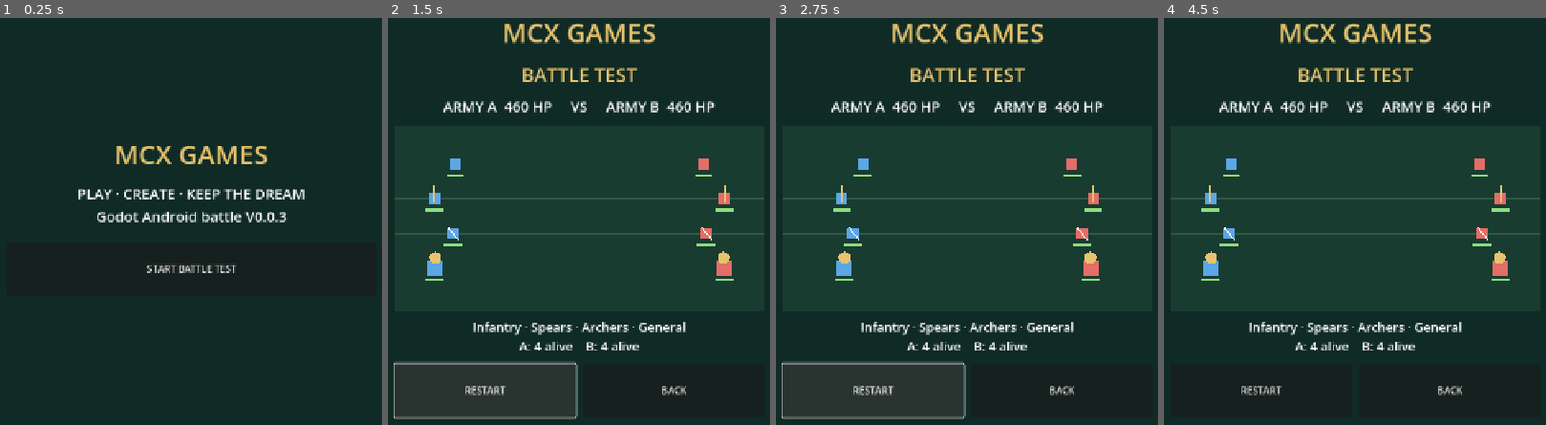
Above: before the commit, frames 1-4 (left to right).
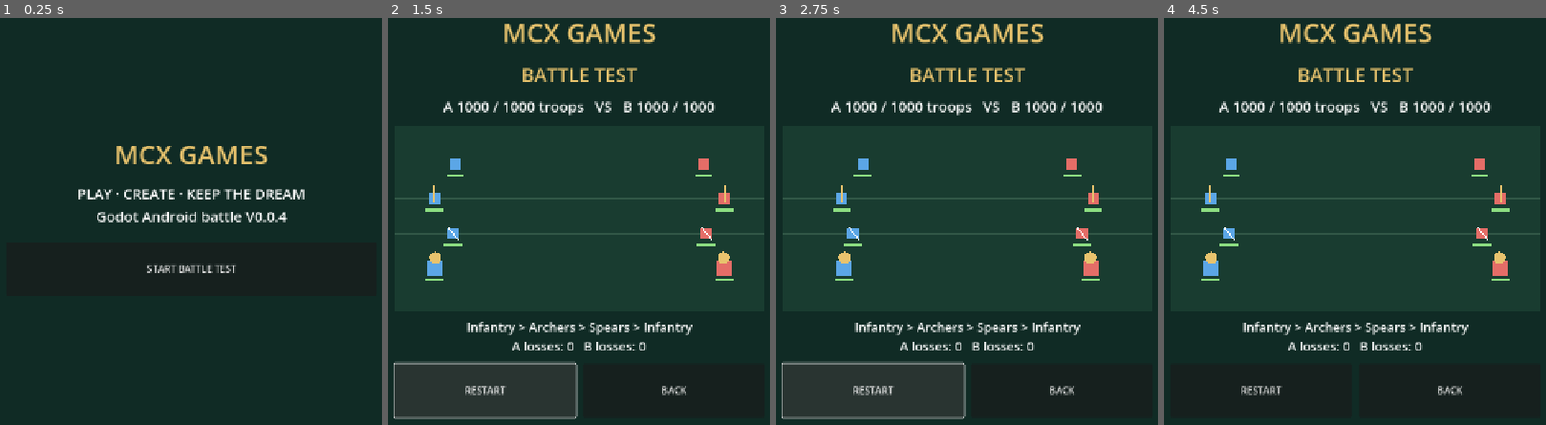
Above: after the commit, the same moments.

Repository: snowfire0918-ui/mcx-godot-test
Game: Godot game, scene res://scenes/main.tscn
Same seed, same stepped clock (60 frames per second), same inputs: the game is played once before the commit and once after it.
Inputs:
- Up to frame 1 (0.25 s): no input
- Up to frame 2 (1.5 s): click "START BATTLE TEST" at 0.5 s; click "RESTART" at 1.25 s
- Up to frame 3 (2.75 s): click "RESTART" at 2 s
- Up to frame 4 (4.5 s): click "RESTART" at 2.75 s; click "BACK" at 3.5 s; click "START BATTLE TEST" at 4.25 s

The runs differ from the first frame. In frame 1, less than 0.1% of the frame differs, in the area x 72-76%, y 47-51%; in frame 2, 2.8%, in the area x 17-86%, y 20-82%; in frame 3, 2.8%; in frame 4, 2.8%.

Commit message:
Add V0.0.4 troop counts, combat type advantages and casualty reporting

Diff:
--- a/scripts/main.gd
+++ b/scripts/main.gd
@@ -1,6 +1,6 @@
 extends Control
 
-# MCX GAMES V0.0.3: generals, infantry, spears, archers.
+# MCX GAMES V0.0.4: troop counts, type advantages and battle losses.
 # Visual and balance values are placeholders for Android prototype testing.
 const MAX_HP := 100
 const FIELD_W := 620.0
@@ -18,6 +18,7 @@
 var units: Array[Dictionary] = []
 var active := false
 var tick := 0.0
+var starting_troops := [1000, 1000]
 
 func _ready() -> void:
     _make_ui()
@@ -41,7 +42,7 @@
     home = VBoxContainer.new()
     home.add_theme_constant_override("separation", 25)
     layout.add_child(home)
-    home.add_child(_label("PLAY · CREATE · KEEP THE DREAM\nGodot Android battle V0.0.3", 24))
+    home.add_child(_label("PLAY · CREATE · KEEP THE DREAM\nGodot Android battle V0.0.4", 24))
     var start := _button("START BATTLE TEST")
     start.pressed.connect(_show_battle)
     home.add_child(start)
@@ -104,8 +105,10 @@
         var base_x: float = 90.0 if team == 0 else 530.0
         for kind in range(4):
             var hp: int = 160 if kind == 3 else MAX_HP
+            var soldiers: int = 0 if kind == 3 else (400 if kind == 2 else 300)
             units.append({
                 "team": team, "kind": kind, "hp": hp, "max_hp": hp,
+                "soldiers": soldiers, "starting_soldiers": soldiers,
                 "x": base_x + (-35.0 if team == 0 else 35.0) * float(kind % 2),
                 "lane": kind, "cooldown": 0.0
             })
@@ -138,7 +141,17 @@
             unit["cooldown"] = float(unit["cooldown"]) - dt
             if float(unit["cooldown"]) <= 0.0:
                 var damage: int = 19 if kind == 3 else (16 if kind == 1 else (12 if kind == 2 else 14))
-                enemy["hp"] = maxi(0, int(enemy["hp"]) - damage)
+                var enemy_kind: int = int(enemy["kind"])
+                # Infantry > archers > spears > infantry; generals are neutral.
+                if (kind == 0 and enemy_kind == 2) or (kind == 2 and enemy_kind == 1) or (kind == 1 and enemy_kind == 0):
+                    damage = int(round(float(damage) * 1.5))
+                var previous_hp: int = int(enemy["hp"])
+                enemy["hp"] = maxi(0, previous_hp - damage)
+                if enemy_kind != 3:
+                    var lost: int = mini(int(enemy["soldiers"]), maxi(1, int(ceil(float(damage) * 0.55))))
+                    enemy["soldiers"] = maxi(0, int(enemy["soldiers"]) - lost)
+                    if int(enemy["soldiers"]) == 0:
+                        enemy["hp"] = 0
                 unit["cooldown"] = ATTACK_TIME * (1.3 if kind == 2 else 1.0)
                 units[target_index] = enemy
         units[i] = unit
@@ -148,7 +161,7 @@
     if a_alive == 0 or b_alive == 0:
         active = false
         status.text = "DRAW!" if a_alive == b_alive else ("ARMY A WINS!" if a_alive > 0 else "ARMY B WINS!")
-        details.text = "Battle finished. Tap RESTART to fight again."
+        details.text = "A survivors: %d  |  B survivors: %d\nTap RESTART to fight again." % [_total_soldiers(0), _total_soldiers(1)]
 
 func _nearest_enemy(index: int) -> int:
     var own: Dictionary = units[index]
@@ -171,6 +184,13 @@
             n += 1
     return n
 
+func _total_soldiers(team: int) -> int:
+    var n := 0
+    for u in units:
+        if int(u["team"]) == team and int(u["hp"]) > 0:
+            n += int(u["soldiers"])
+    return n
+
 func _total_hp(team: int) -> int:
     var n := 0
     for u in units:
@@ -179,9 +199,9 @@
     return n
 
 func _refresh() -> void:
-    score.text = "ARMY A  %d HP     VS     ARMY B  %d HP" % [_total_hp(0), _total_hp(1)]
+    score.text = "A %d / 1000 troops   VS   B %d / 1000" % [_total_soldiers(0), _total_soldiers(1)]
     if active:
-        details.text = "Infantry · Spears · Archers · General\nA: %d alive    B: %d alive" % [_alive_count(0), _alive_count(1)]
+        details.text = "Infantry > Archers > Spears > Infantry\nA losses: %d   B losses: %d" % [1000 - _total_soldiers(0), 1000 - _total_soldiers(1)]
     field.queue_redraw()
 
 func _draw_field() -> void:
